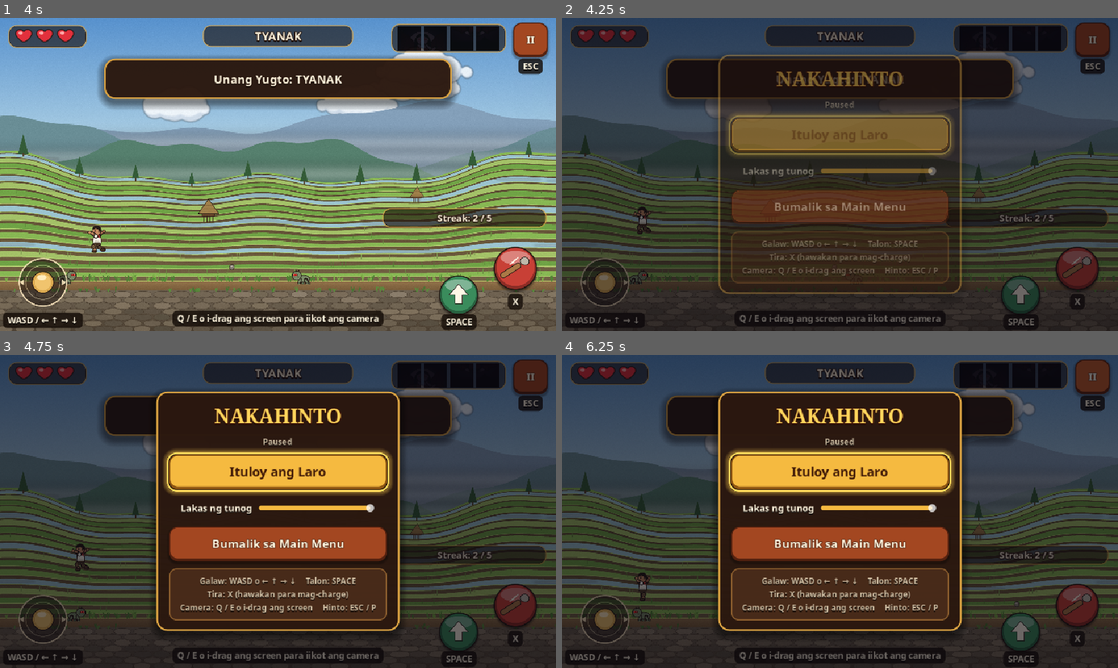
Above: before the commit, frames 1-4 (two rows, left to right).
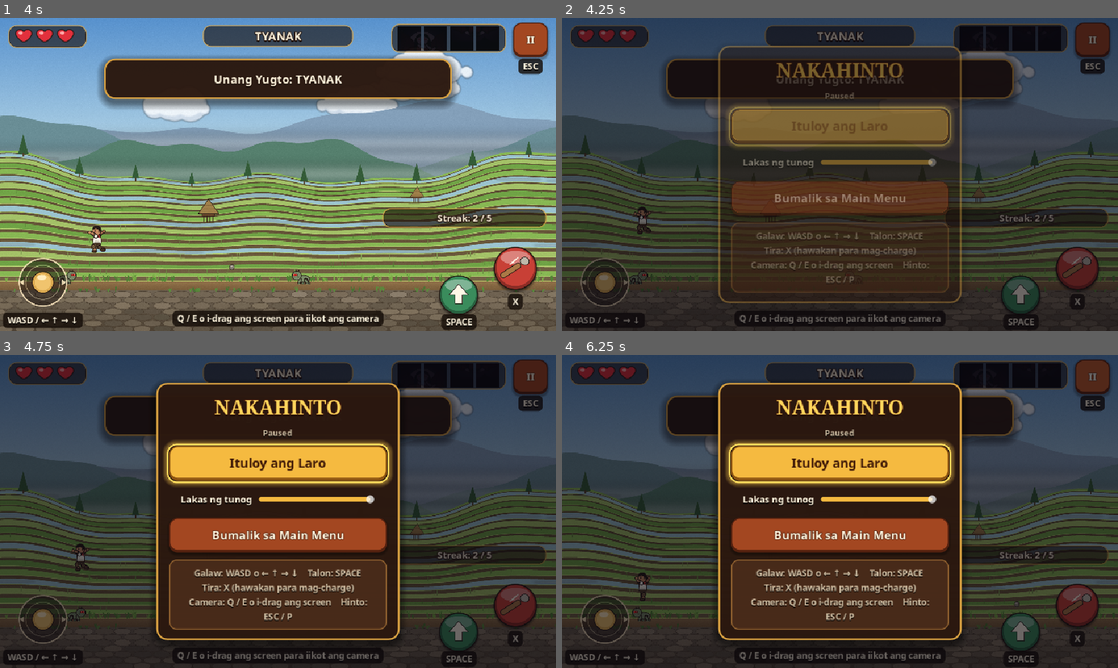
Above: after the commit, the same moments.

Repository: hazelbsebastian/Encanto
Game: Godot game, scene res://scenes/maps/Level.tscn
The game is run twice, just before and just after one commit, with the same random seed, the same clock (stepped at 60 frames per second) and the same inputs. This scene is started directly instead of the project's main scene.
Inputs (mouse positions are in pixels of both pictures, inside the frame that each line leads up to):
- Up to frame 1 (4 s): tap Enter at 0.5, 2 s; move the mouse to (400, 158) at 0.52 s; hold D (move_right) 0.53-1.25 s; tap Q (camera_left) at 0.6 s; click (400, 158) at 0.67 s; tap Space (jump) at 0.77, 1.07, 1.25, 3.5, 3.77 s; drag from (166, 190) to (133, 271) at 1.27 s; move the mouse to (333, 105) at 2.02 s; hold D (move_right) 2.03-2.75 s; hold X (shoot) 2.03-2.75 s; drag from (250, 237) to (111, 127) at 2.77 s; move the mouse to (444, 221) at 3.52 s; hold A (move_left) from 3.53 s (still down); tap J at 3.6 s
- Up to frame 2 (4.25 s): keep holding A (move_left); tap Space (jump) at 4.07 s; tap Escape (pause) at 4.15 s
- Up to frame 3 (4.75 s): release A (move_left) at 4.25 s; drag from (111, 464) to (77, 617) at 4.27 s
- Up to frame 4 (6.25 s): click "Ituloy ang Laro" at 5 s; click "II" at 5.75 s

Frame 1 is identical in both runs. In frame 2, 12% of the frame differs, in the area x 28-72%, y 8-92%; in frame 3, 17%, in the area x 27-73%, y 8-93%; in frame 4, 17%.

Commit message:
PT6 fix A2: pause menu help text follows touch/keyboard mode

Diff:
--- a/scripts/ui/PauseMenu.gd
+++ b/scripts/ui/PauseMenu.gd
@@ -35,7 +35,11 @@
 	var controls := PanelContainer.new()
 	controls.theme_type_variation = "CardPanel"
 	v.add_child(controls)
-	UIKit.label(controls, "Galaw: WASD o ← ↑ → ↓    Talon: SPACE\nTira: X (hawakan para mag-charge)\nCamera: Q / E o i-drag ang screen    Hinto: ESC / P", "HintLabel", 14)
+	# Week 14: describe the controls the player is actually using
+	var help := "GALAW: joystick sa kaliwa    TALON: berdeng button\nTIRA: pulang button (hawakan para mag-charge)\nCamera: i-drag ang screen    HINTO: II sa itaas"
+	if not Controls.touch_mode:
+		help = "Galaw: WASD o ← ↑ → ↓    Talon: SPACE\nTira: X (hawakan para mag-charge)\nCamera: Q / E o i-drag ang screen    Hinto: ESC / P"
+	UIKit.label(controls, help, "HintLabel", 15)
 
 	Controls.focus(resume)
 
